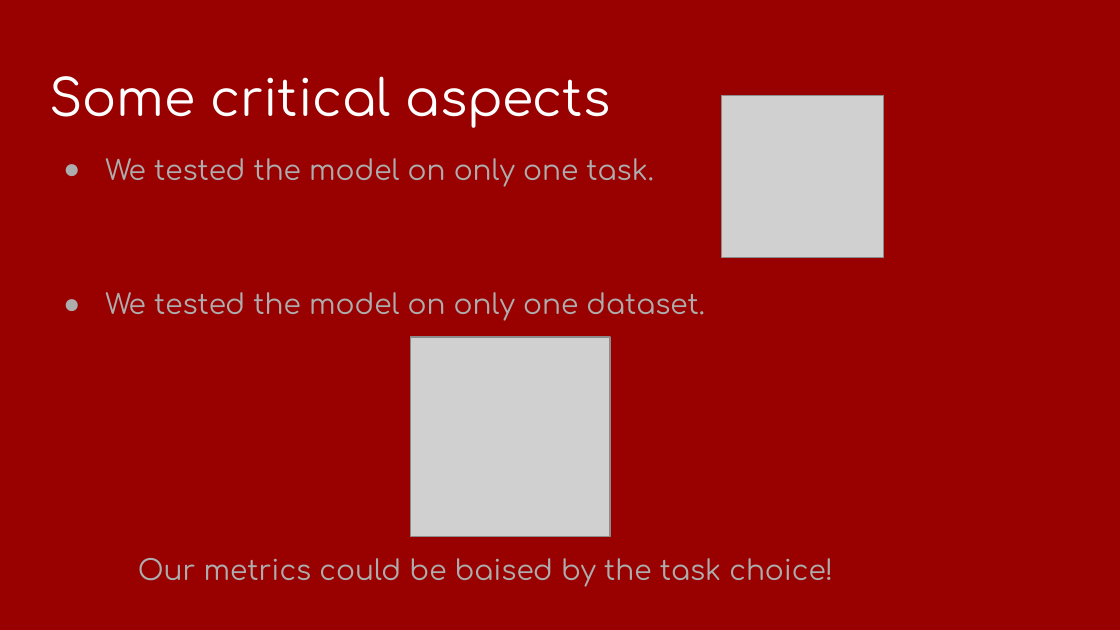
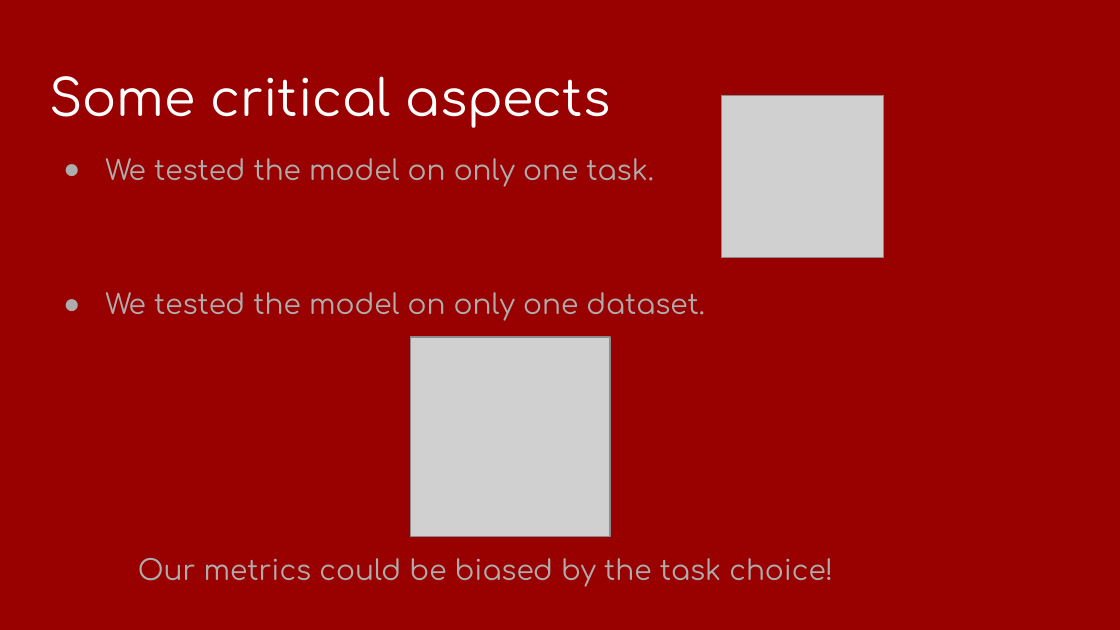
Before and after one commit to RiccardoRomeo01/BDATM_Project, a slide deck: slide 16 of Presentation/Exam_presentation.pptx. Drawn at 1120x630 pixels with LibreOffice and Linux fonts; fonts in the diff are those of the drawing; grey boxes stand for pictures. Boxes give left, top, right and bottom in pixels: in the first picture for what was removed or moved away, otherwise in the second. Text is boxed around its words. In the diff, an @@ line names an element or a change of style, - is before the commit and + after.

Commit message:
typos in presentation fixed

```diff
--- a/Presentation/Exam_presentation.pptx
+++ b/Presentation/Exam_presentation.pptx
@@ text at (138, 558, 833, 587): text changed @@
-Our metrics could be baised by the task choice!
+Our metrics could be biased by the task choice!
```
Also in this commit, not shown: 1 other slide changed, 1 other file.
